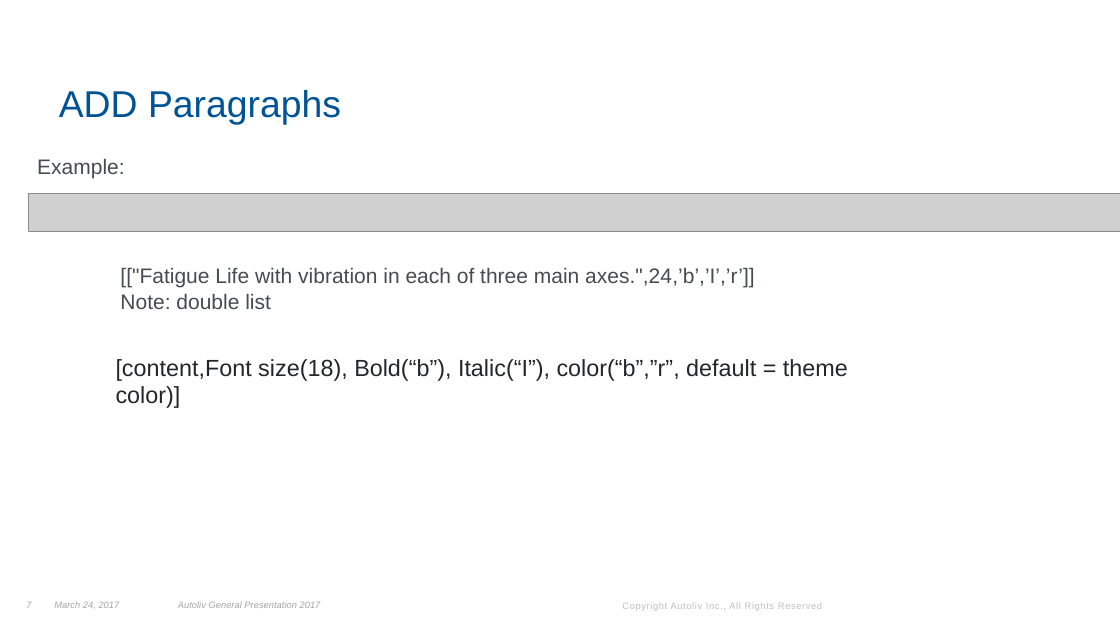
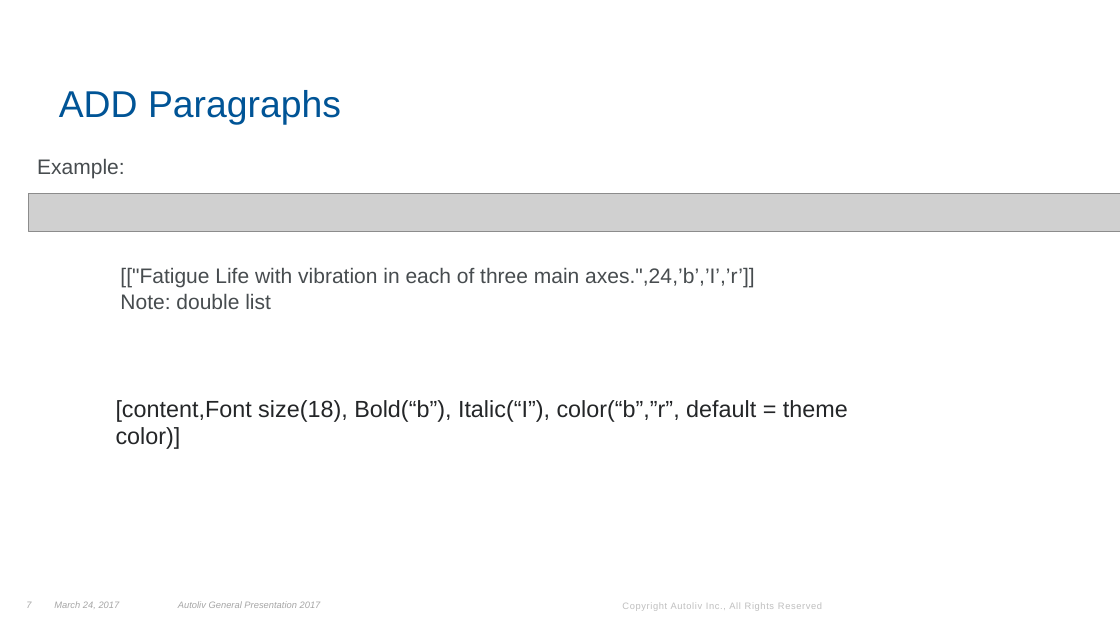
Before and after one commit to chaos1984/Python-CAR-POST, a slide deck: slide 7 of Python/Howtouse/Readme.pptx. Drawn at 1120x630 pixels with LibreOffice and Linux fonts; fonts in the diff are those of the drawing; grey boxes stand for pictures; background and template pictures are left out. Boxes give left, top, right and bottom in pixels: in the first picture for what was removed or moved away, otherwise in the second. Text is boxed around its words. In the diff, an @@ line names an element or a change of style, - is before the commit and + after.

```diff
--- a/Python/Howtouse/Readme.pptx
+++ b/Python/Howtouse/Readme.pptx
@@ text "[content,Font size(18), Bold(“b”), Italic(“I”), color(“b”,”r ...": place and size @@
-text "[content,Font size(18), Bold(“b”), Italic(“I”), color(“b”,”r ..." at (116,359,848,408)
+text "[content,Font size(18), Bold(“b”), Italic(“I”), color(“b”,”r ..." at (116,400,848,449)
```
Also in this commit, not shown: 6 other slides changed, 1 slide added, 9 other files.
